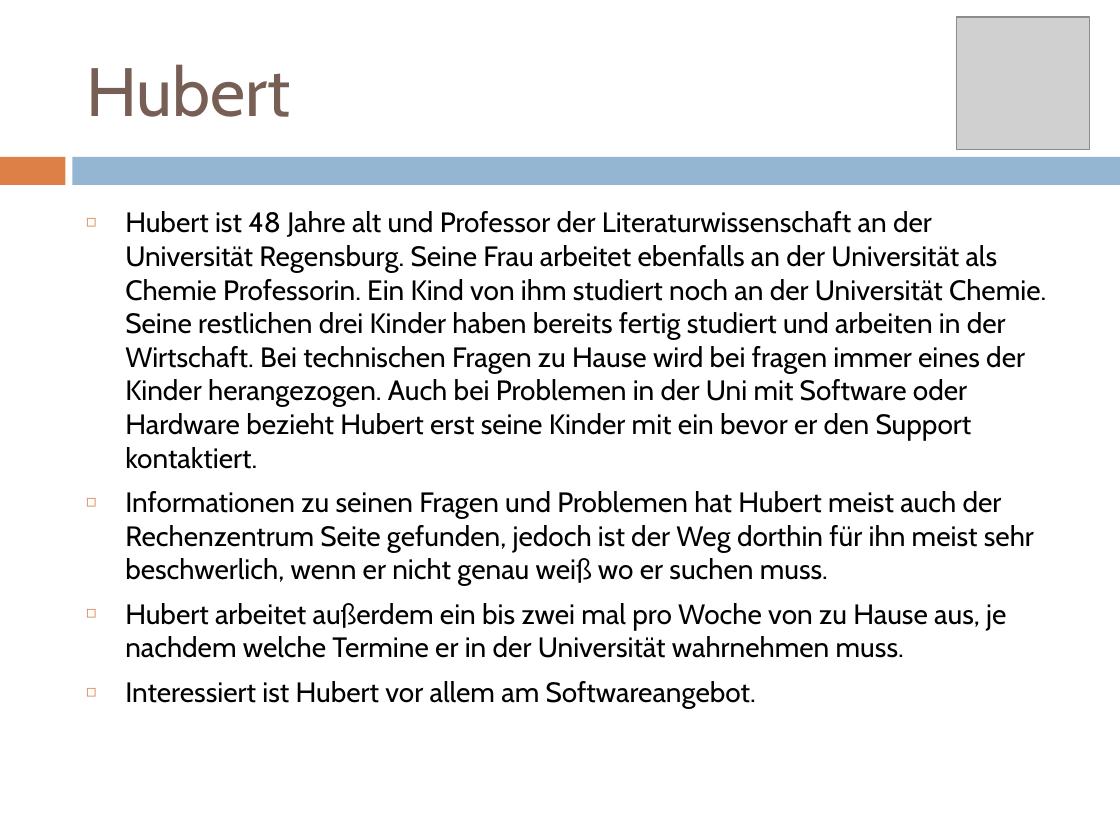
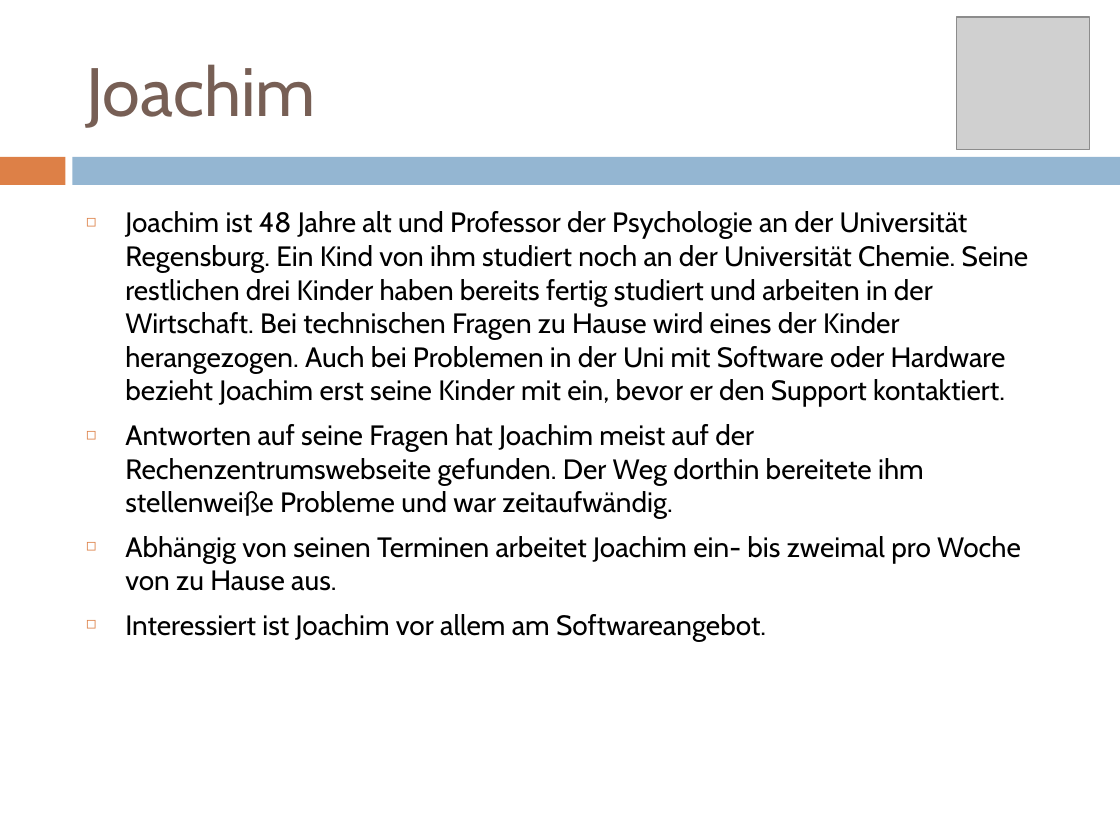
Before and after one commit to pinkdroyd/redesign-ur-rz, a slide deck: slide 13 of Personas und Szenarien/Personas_Redesign_RZ.pptx. Drawn at 1120x840 pixels with LibreOffice and Linux fonts; fonts in the diff are those of the drawing; grey boxes stand for pictures. Boxes give left, top, right and bottom in pixels: in the first picture for what was removed or moved away, otherwise in the second. Text is boxed around its words. In the diff, an @@ line names an element or a change of style, - is before the commit and + after.

```diff
--- a/Personas und Szenarien/Personas_Redesign_RZ.pptx
+++ b/Personas und Szenarien/Personas_Redesign_RZ.pptx
@@ title at (x1=86, y1=64, x2=316, y2=128): text changed @@
-Hubert
+Joachim
@@ text at (x1=125, y1=211, x2=1029, y2=641): text changed @@
-◻ Hubert ist 48 Jahre alt und Professor der Literaturwissenschaft an der Universität Regensburg. Seine Frau arbeitet ebenfalls an der Universität als Chemie Professorin. Ein Kind von ihm studiert noch an der Universität Chemie. Seine restlichen drei Kinder haben bereits fertig studiert und arbeiten in der Wirtschaft. Bei technischen Fragen zu Hause wird bei fragen immer eines der Kinder herangezogen. Auch bei Problemen in der Uni mit Software oder Hardware bezieht Hubert erst seine Kinder mit ein bevor er den Support kontaktiert.
-◻ Informationen zu seinen Fragen und Problemen hat Hubert meist auch der Rechenzentrum Seite gefunden, jedoch ist der Weg dorthin für ihn meist sehr beschwerlich, wenn er nicht genau weiß wo er suchen muss.
-◻ Hubert arbeitet außerdem ein bis zwei mal pro Woche von zu Hause aus, je nachdem welche Termine er in der Universität wahrnehmen muss.
-◻ Interessiert ist Hubert vor allem am Softwareangebot.
+◻ Joachim ist 48 Jahre alt und Professor der Psychologie an der Universität Regensburg. Ein Kind von ihm studiert noch an der Universität Chemie. Seine restlichen drei Kinder haben bereits fertig studiert und arbeiten in der Wirtschaft. Bei technischen Fragen zu Hause wird eines der Kinder herangezogen. Auch bei Problemen in der Uni mit Software oder Hardware bezieht Joachim erst seine Kinder mit ein, bevor er den Support kontaktiert.
+◻ Antworten auf seine Fragen hat Joachim meist auf der Rechenzentrumswebseite gefunden. Der Weg dorthin bereitete ihm stellenweiße Probleme und war zeitaufwändig.
+◻ Abhängig von seinen Terminen arbeitet Joachim ein- bis zweimal pro Woche von zu Hause aus.
+◻ Interessiert ist Joachim vor allem am Softwareangebot.
```
Also in this commit, not shown: 16 other slides changed, 1 other file.
